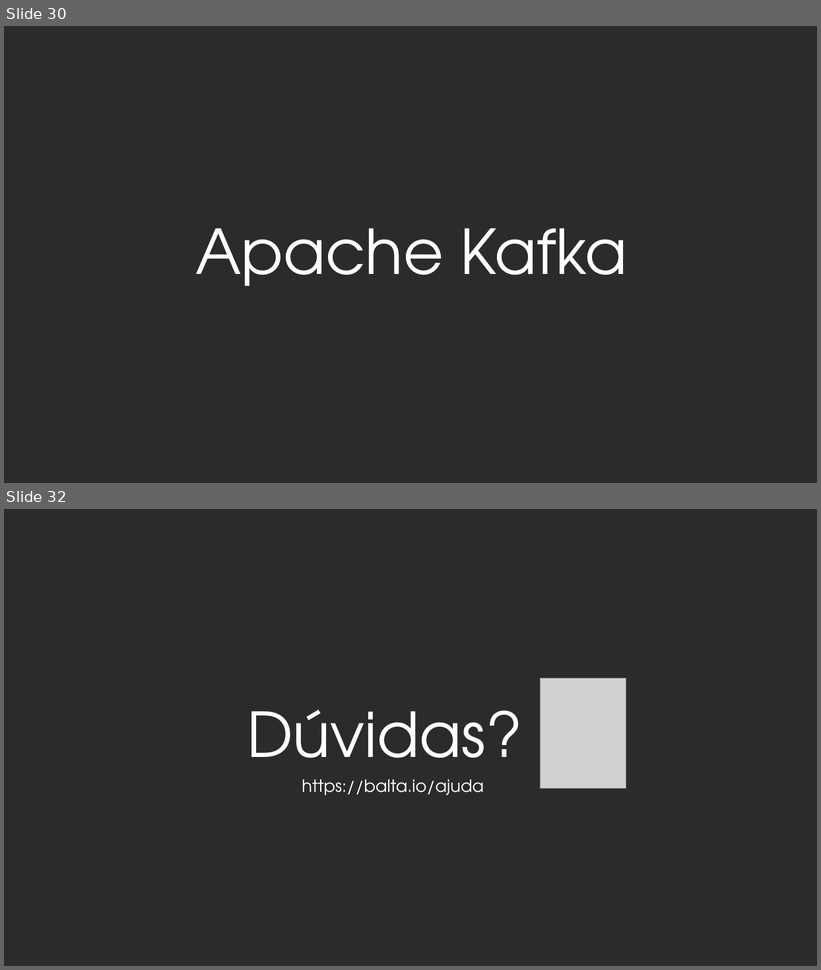
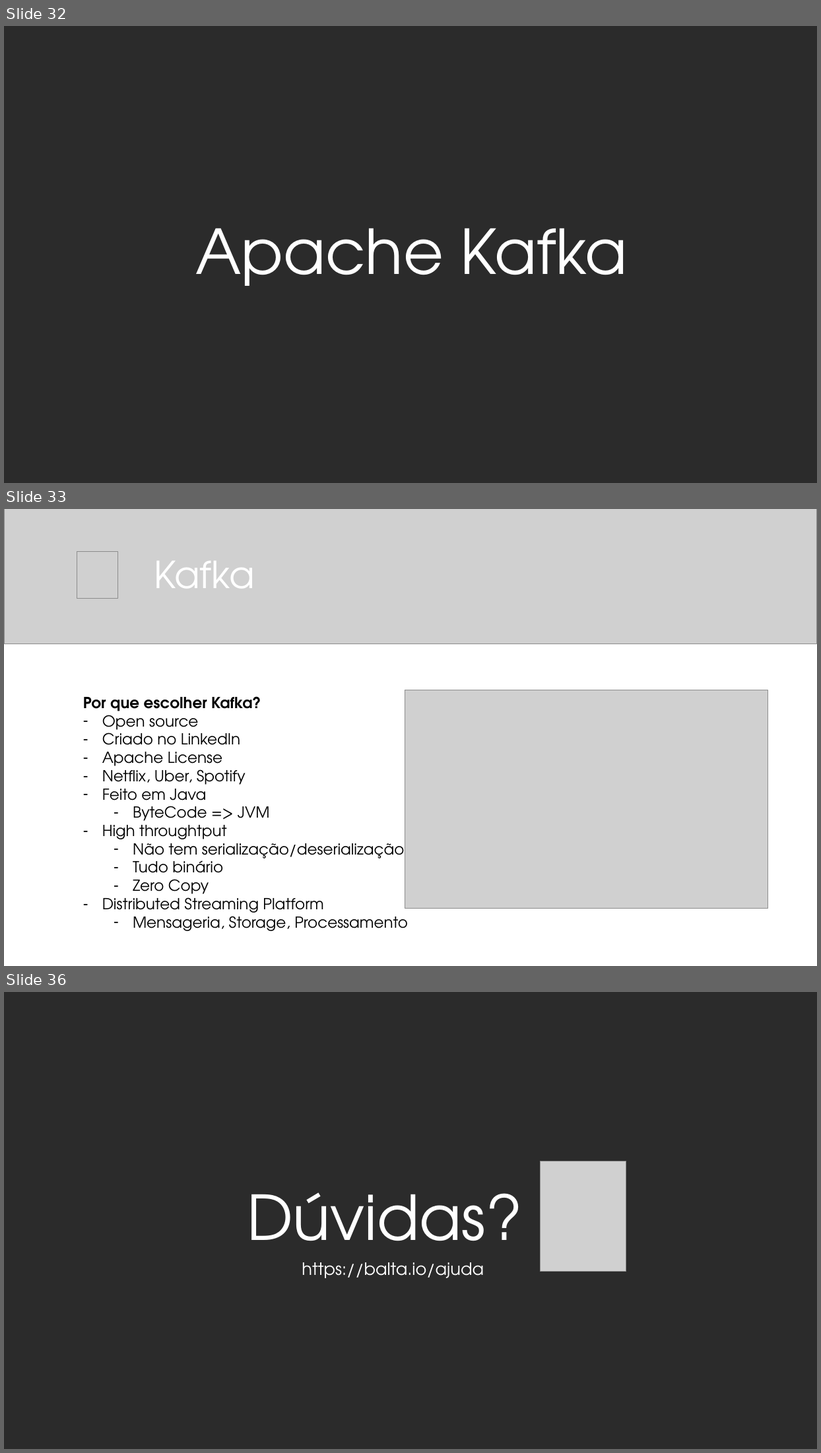
Before and after one commit to balta-io/2810, a slide deck: 2021-08-25_event-driven-architecture.pptx. Shown one above the other, each under a label of ours: slides 30 and 32 before the commit, slides 32, 33 and 36 after it; the slides between them are not shown. The pictures are 821x970 and 821x1453 pixels, drawn with LibreOffice and Linux fonts; fonts in the diff are those of the drawing; grey boxes stand for pictures; background and template pictures are left out; a plain dark background stands for a picture behind light text. Boxes give left, top, right and bottom in pixels: in the first picture for what was removed or moved away, otherwise in the second. Text is boxed around its words. In the diff, an @@ line names an element or a change of style, - is before the commit and + after.

```diff
--- a/2021-08-25_event-driven-architecture.pptx
+++ b/2021-08-25_event-driven-architecture.pptx
@@ slide 33 added at bbox=[4, 509, 817, 966], background #FFFFFF @@
@@ picture added at bbox=[4, 509, 817, 644] @@
@@ picture added at bbox=[77, 552, 118, 599] @@
@@ title added at bbox=[154, 561, 254, 588], 44 pt, text #FFFFFF @@
+Kafka
@@ text added at bbox=[83, 696, 408, 931], 18 pt, text #000000 @@
+Por que escolher Kafka?
+– Open source
+– Criado no LinkedIn
+– Apache License
+– Netflix, Uber, Spotify
+– Feito em Java
+  – ByteCode => JVM
+– High throughtput
+  – Não tem serialização/deserialização
+  – Tudo binário
+  – Zero Copy
+– Distributed Streaming Platform
+  – Mensageria, Storage, Processamento
@@ picture added at bbox=[405, 690, 768, 908] @@
@@ what was slide 30 is now slide 32 @@
@@ what was slide 32 is now slide 36 @@
```
Also in this commit, not shown: 4 other slides added, 1 slide removed.
